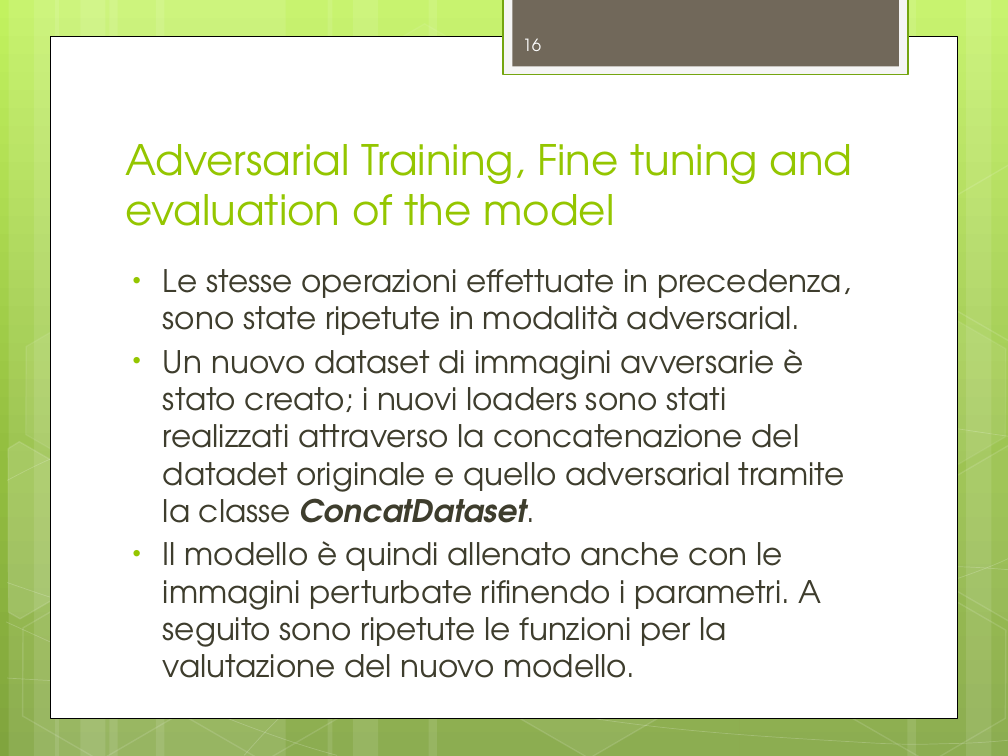
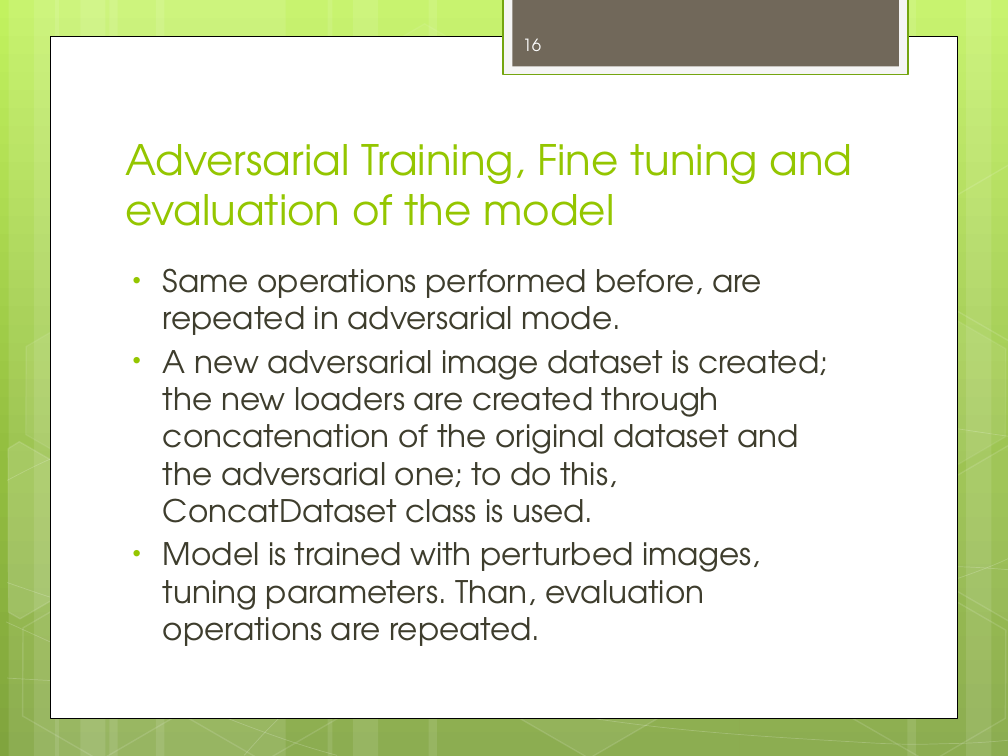
Before and after one commit to RaiMar96/AdversarialAttacksAndInterpretability-covid-chestxray-, a slide deck: slide 16 of docs/ProjectOverview.pptx. Drawn at 1008x756 pixels with LibreOffice and Linux fonts; fonts in the diff are those of the drawing. Boxes give left, top, right and bottom in pixels: in the first picture for what was removed or moved away, otherwise in the second. Text is boxed around its words. In the diff, an @@ line names an element or a change of style, - is before the commit and + after.

```diff
--- a/docs/ProjectOverview.pptx
+++ b/docs/ProjectOverview.pptx
@@ text at (x1=163, y1=268, x2=828, y2=646): text changed @@
-• Le stesse operazioni effettuate in precedenza, sono state ripetute in modalità adversarial.
-• Un nuovo dataset di immagini avversarie è stato creato; i nuovi loaders sono stati realizzati attraverso la concatenazione del datadet originale e quello adversarial tramite la classe ConcatDataset.
-• Il modello è quindi allenato anche con le immagini perturbate rifinendo i parametri. A seguito sono ripetute le funzioni per la valutazione del nuovo modello.
+• Same operations performed before, are repeated in adversarial mode.
+• A new adversarial image dataset is created; the new loaders are created through concatenation of the original dataset and the adversarial one; to do this, ConcatDataset class is used.
+• Model is trained with perturbed images, tuning parameters. Than, evaluation operations are repeated.
```
Also in this commit, not shown: 10 other slides changed, 2 slides added, 1 slide removed, 1 other file.
